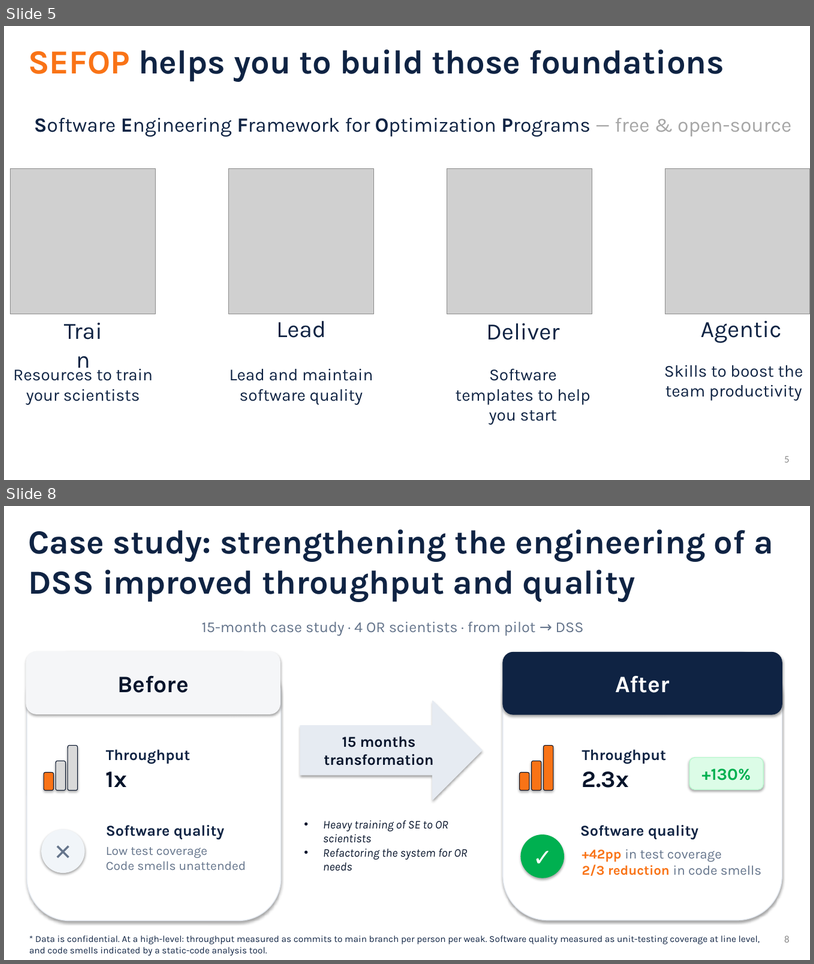
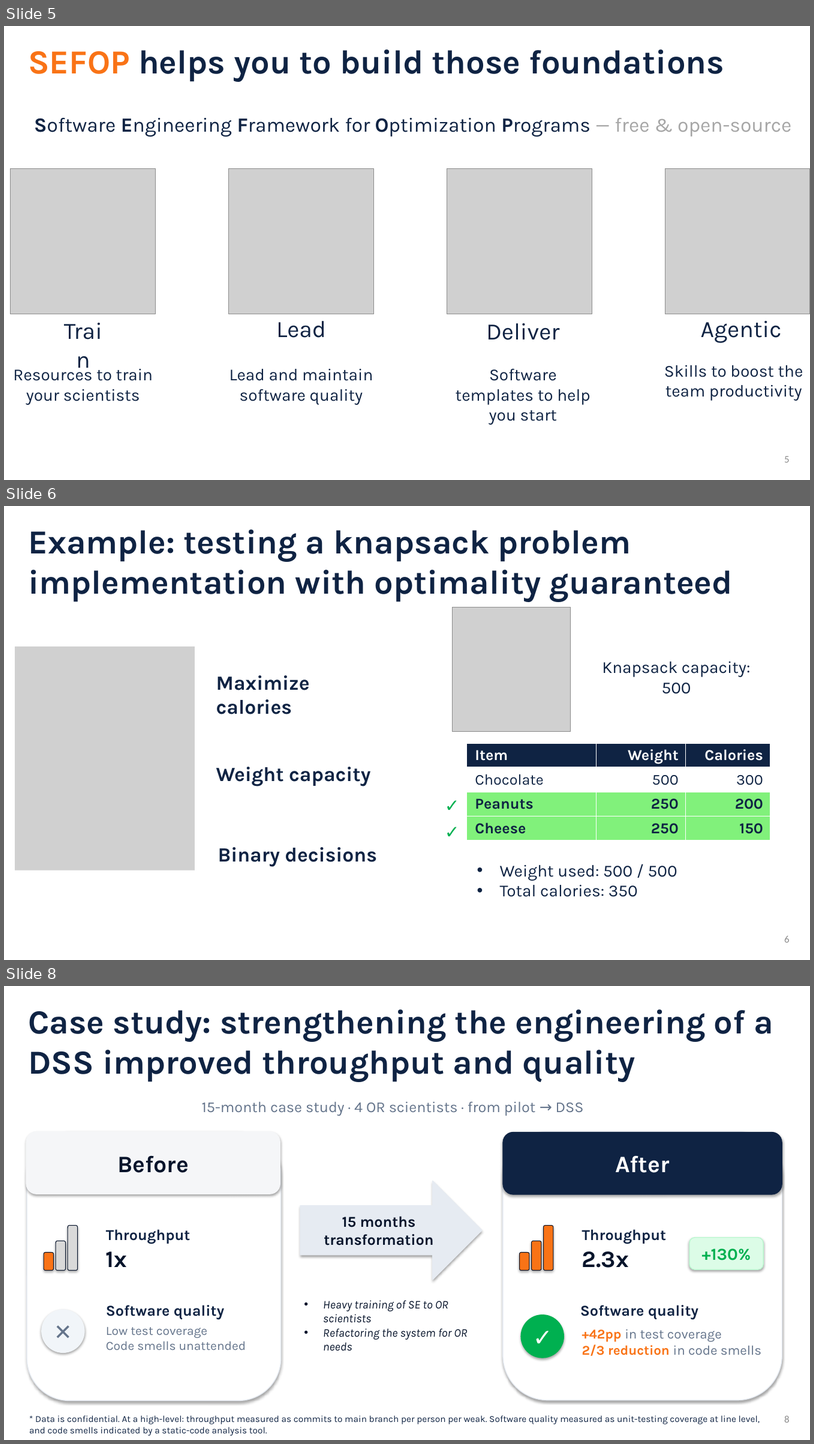
Before and after one commit to sefop/sefop-training-hub, a slide deck: workshops/2026-11-01-informs-annual-meeting/SEFOP Informs Annual Meeting 2026.pptx. Shown one above the other, each under a label of ours: slides 5 and 8 before the commit, slides 5, 6 and 8 after it; the slides between them are not shown. The pictures are 814x964 and 814x1444 pixels, drawn with LibreOffice and Linux fonts; fonts in the diff are those of the drawing; grey boxes stand for pictures. Boxes give left, top, right and bottom in pixels: in the first picture for what was removed or moved away, otherwise in the second. Text is boxed around its words. In the diff, an @@ line names an element or a change of style, - is before the commit and + after.

```diff
--- a/workshops/2026-11-01-informs-annual-meeting/SEFOP Informs Annual Meeting 2026.pptx
+++ b/workshops/2026-11-01-informs-annual-meeting/SEFOP Informs Annual Meeting 2026.pptx
@@ slide 6 added at [4,506,810,960], background #FFFFFF @@
@@ text added at [28,529,733,602], 40 pt, text #0F2343, bold @@
+Example: testing a knapsack problem implementation with optimality guaranteed
@@ picture added at [452,607,571,732] @@
@@ picture added at [15,646,195,870] @@
@@ text added at [602,661,751,694], 20 pt, text #0F2343 @@
+Knapsack capacity:
+500
@@ text added at [216,675,310,714], 24 pt, text #0F2343, bold @@
+Maximize calories
@@ table added at [467,743,771,840], 4 rows, 3 columns @@
+Item | Weight | Calories
+Chocolate | 500 | 300
+Peanuts | 250 | 200
+Cheese | 250 | 150
@@ text added at [216,766,371,786], 24 pt, text #0F2343, bold @@
+Weight capacity
@@ text added at [442,792,462,817], 21 pt, text #00B050, bold @@
+✓
@@ text added at [442,818,462,844], 21 pt, text #00B050, bold @@
+✓
@@ text added at [218,847,377,867], 24 pt, text #0F2343, bold @@
+Binary decisions
@@ text added at [500,865,678,897], 20 pt, text #0F2343 @@
+• Weight used: 500 / 500
+• Total calories: 350
@@ page number added at [785,936,789,942], 12 pt, text #8C8C8C @@
+6
```
Also in this commit, not shown: 1 slide changed, 1 other slide added, 2 slides removed.
